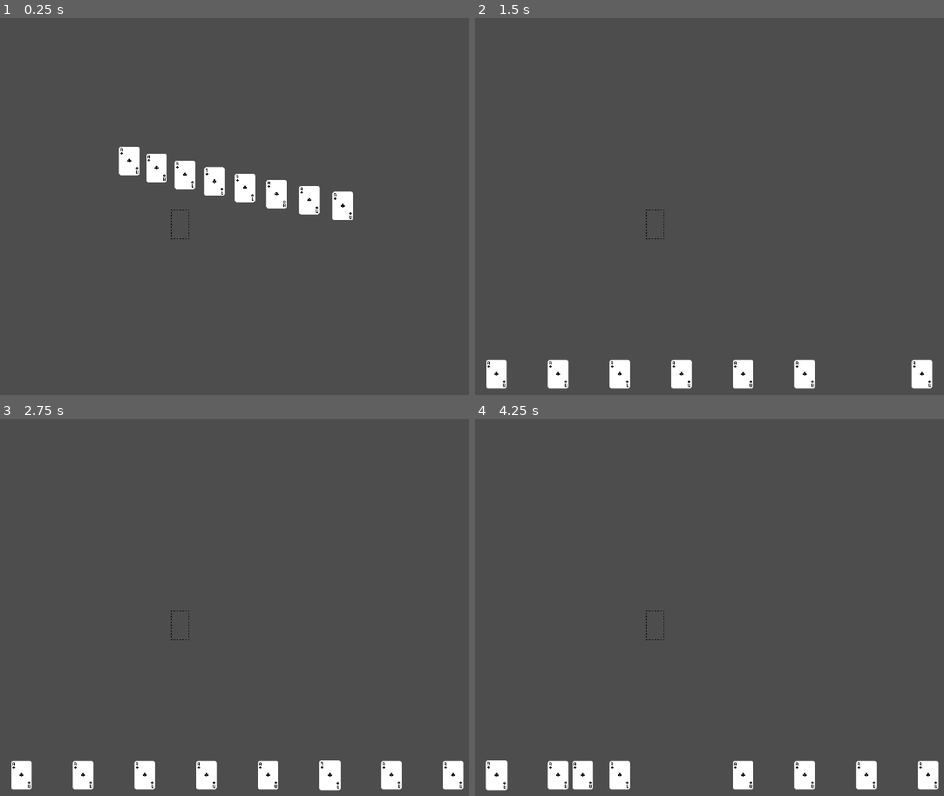
Above: before the commit, frames 1-4 (two rows, left to right).
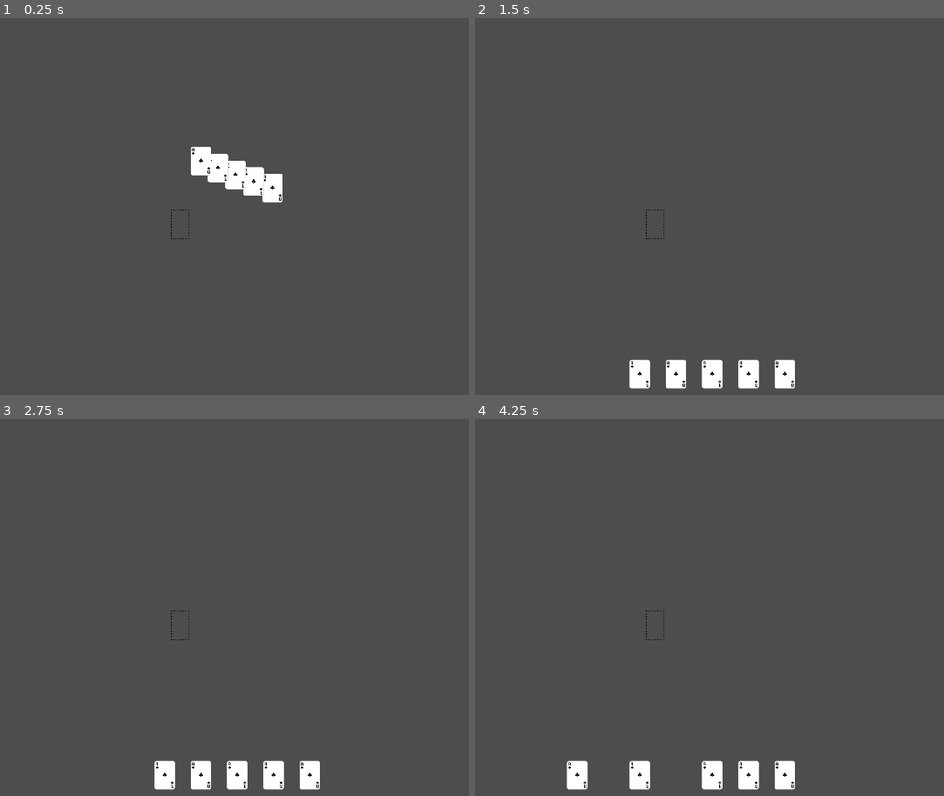
Above: after the commit, the same moments.

Repository: Otaibifmf/card-game
Game: Godot game, scene res://Main.tscn
Two runs of this game, one before a commit and one after it. Both use one fixed random seed, a clock stepped at 60 frames per second and the inputs below.
Inputs (mouse positions are in pixels of both pictures, inside the frame that each line leads up to):
- Up to frame 1 (0.25 s): no input
- Up to frame 2 (1.5 s): drag from (929, 372) to (742, 372) at 0.52 s; drag from (864, 372) to (681, 372) at 1.27 s
- Up to frame 3 (2.75 s): move the mouse to (328, 773) at 2.02 s; click (328, 773) at 2.17 s
- Up to frame 4 (4.25 s): tap Enter at 2.75 s; drag from (742, 773) to (559, 773) at 2.77 s; drag from (681, 773) to (498, 773) at 3.52 s

The runs differ from the first frame. In frame 1, 3.0% of the frame differs, in the area x 25-76%, y 34-54%; in frame 2, 3.2%; in frame 3, 3.5%, in the area x 2-99%, y 90-99%; in frame 4, 3.5%.

Commit message:
Distance between cards lowered; width

Diff:
--- a/PlayerHand.gd
+++ b/PlayerHand.gd
@@ -1,6 +1,6 @@
 extends Node2D
 
-const HAND_COUNT = 8
+const HAND_COUNT = 5
 const CARD_SCENE_PATH = "res://Scenes/Card.tscn"
 const CARD_WIDTH = 200
 const HAND_Y_POSITION = 978
@@ -61,7 +61,7 @@
 
 
 func set_card_width():
-	card_width = max(250 - (HAND_COUNT * 10),100)
+	card_width = max(99 - (HAND_COUNT * 10),100)
 
 func remove_card_from_hand(card):
 	if card in player_hand:
